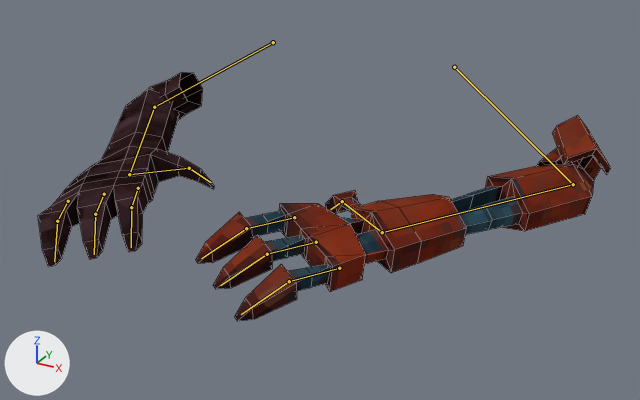
Two versions of the Blender file Assets/Models/ModelView/MS_MODELVIEW_HANDS.blend, one commit apart.
One viewpoint serves both versions: a 50 mm camera at (0.275, -0.558, 0.413) aimed at (0.033, -0.118, 0.193). The axes (+X, +Y, +Z) are drawn at lower left. The lights are the same throughout. Both versions are drawn at frame 10 of the action 'Idle'; the numbers are the values there. The bones that bend it are drawn over the model as lines. Mesh edges are drawn as thin lines.

In view in the first picture: 'Arms'.
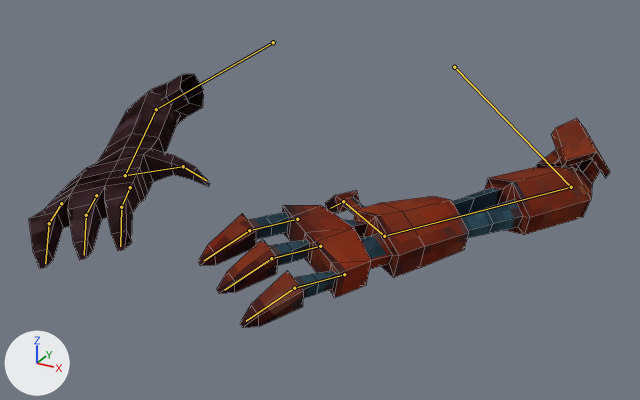
Boxes (x1, y1, x2, y2) around the edits, measured in the pictures (640 x 400 px):
'Arms', posed: before (38, 72, 611, 321); after (29, 74, 610, 328)
bone 'R_H_UPPR', root to tip: before (273, 42) to (154, 107); after (273, 42) to (156, 109)
bone 'R_H_LOWR', root to tip: before (154, 107) to (129, 174); after (156, 109) to (125, 175)
bone 'L_H_UPPR', root to tip: before (454, 67) to (573, 184); after (454, 67) to (571, 187)
bone 'L_H_LOWR', root to tip: before (573, 184) to (382, 232); after (571, 187) to (384, 236)

The change in detail:
Bone 'R_H_UPPR' (bone_r_h_uppr) turns from (71, 29, 80) to (70, 30, 80) degrees about its own x, y and z.
Bone 'R_H_LOWR' (bone_r_h_lowr) turns from (8, -19, -106) to (7, -17, -104) degrees about its own x, y and z.
Bone 'L_H_UPPR' (bone_l_h_uppr) turns from (71, -29, -80) to (70, -30, -80) degrees about its own x, y and z.
Bone 'L_H_LOWR' (bone_l_h_lowr) turns from (8, 19, 106) to (7, 17, 104) degrees about its own x, y and z.
